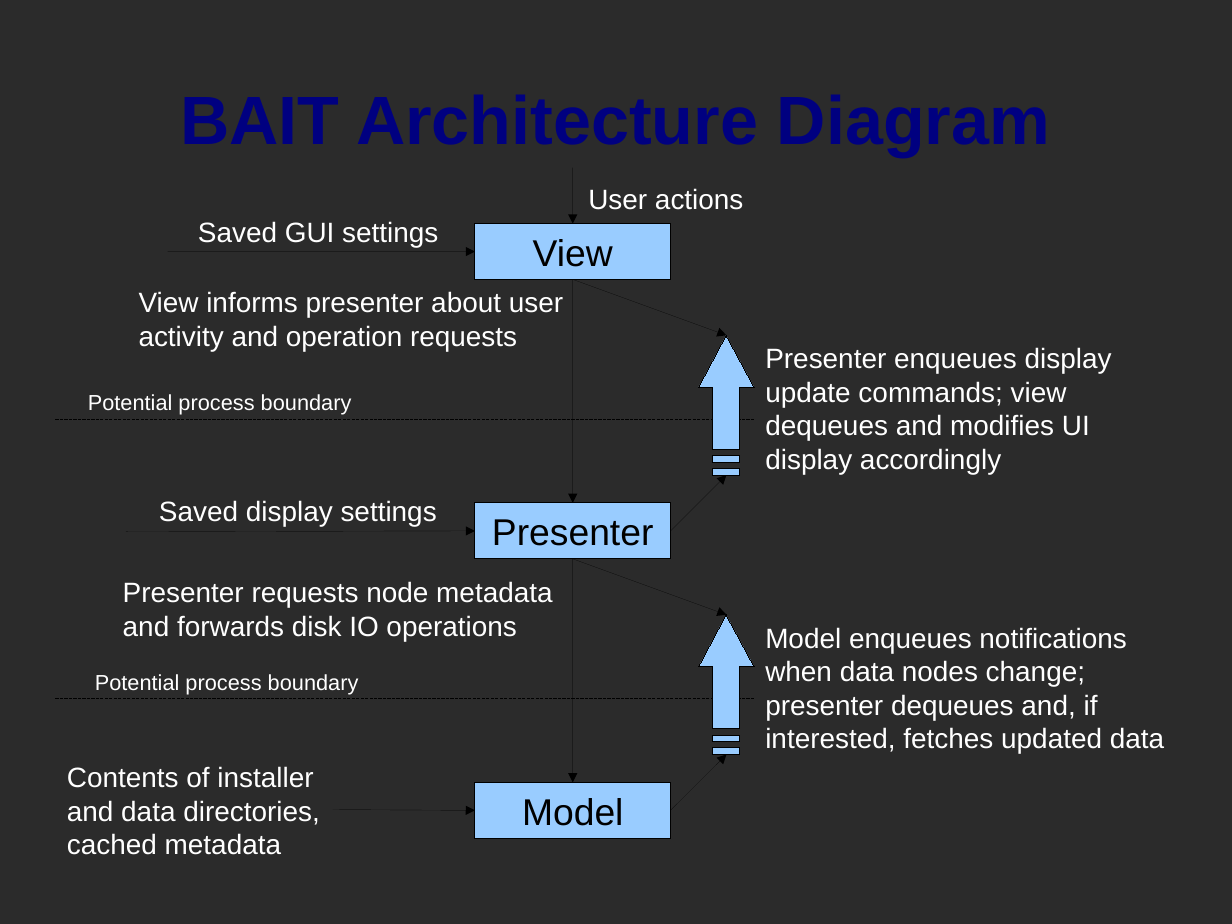
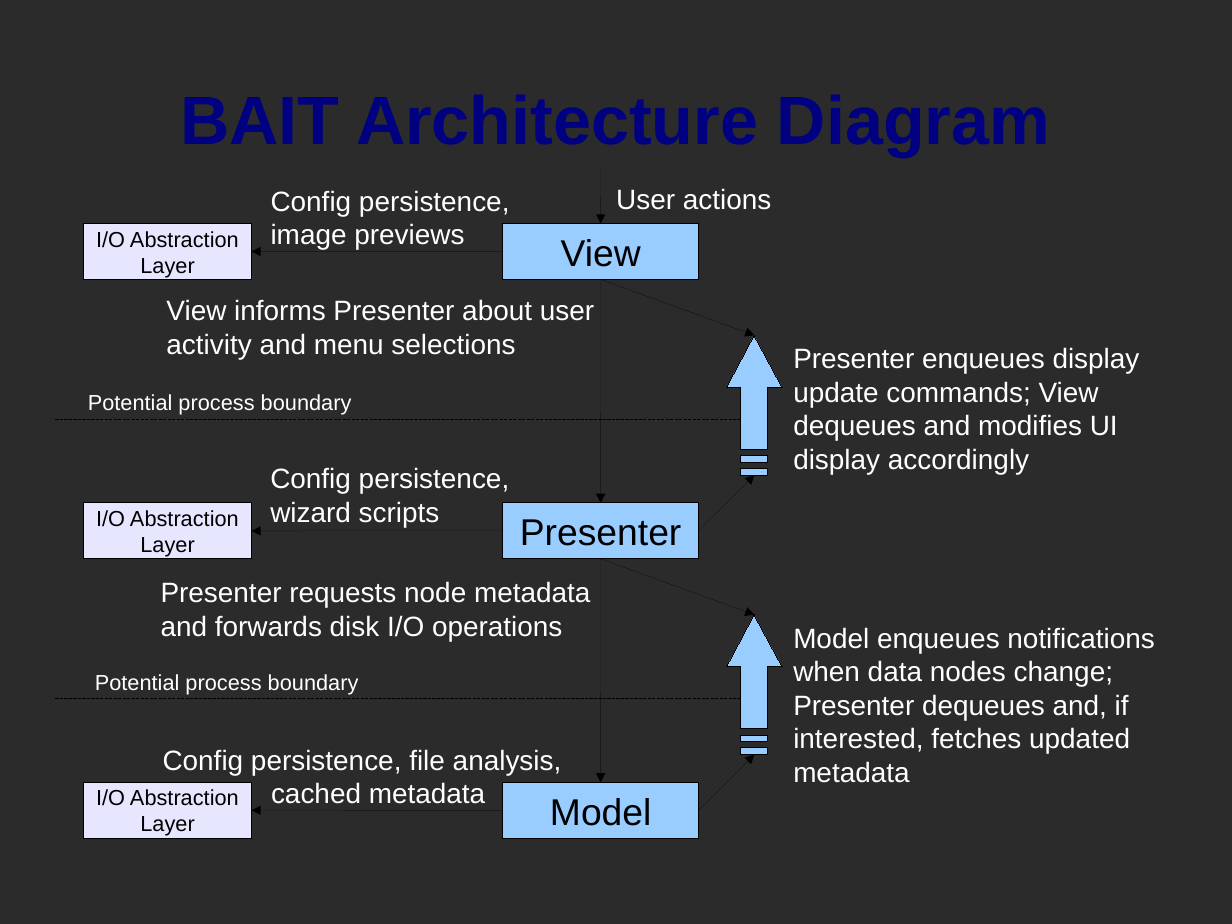
Before and after one commit to Python-Musings/oblivionworks-archive, a slide deck: slide 1 of Programs/Wrye Bash/experimental/bait/doc/architecture_diagram.odp. Drawn at 1232x924 pixels with LibreOffice and Linux fonts; fonts in the diff are those of the drawing; background and template pictures are left out; a plain dark background stands for a picture behind light text. Boxes give left, top, right and bottom in pixels: in the first picture for what was removed or moved away, otherwise in the second. Text is boxed around its words. In the diff, an @@ line names an element or a change of style, - is before the commit and + after.

Commit message:
[BAIT] update documentation with the ideas and diagrams I came up with while on vacation

```diff
--- a/Programs/Wrye Bash/experimental/bait/doc/architecture_diagram.odp
+++ b/Programs/Wrye Bash/experimental/bait/doc/architecture_diagram.odp
@@ 7 arrows, 3 rectangles, 2 texts, 2 freeform shapes: place and size @@
-7 arrows, 3 rectangles, 2 texts, 2 freeform shapes at bbox=[475, 168, 1112, 838]
+7 arrows, 3 rectangles, 2 texts, 2 freeform shapes at bbox=[503, 168, 1140, 838]
@@ text added at bbox=[271, 190, 510, 250], 18 pt, text #FFFFFF @@
+Config persistence,
+image previews
@@ rectangle added at bbox=[84, 224, 252, 279], fill #E6E6FF, outline #000000 0 pt, 14 pt, text #000000 @@
+I/O Abstraction
+Layer
@@ text removed at bbox=[198, 221, 438, 247] @@
-Saved GUI settings
@@ arrow moved from (168, 252) - (475, 252) to (503, 252) - (252, 252) @@
@@ text at bbox=[166, 299, 594, 359]: text changed @@
-View informs presenter about user
-activity and operation requests
+View informs Presenter about user
+activity and menu selections
@@ text at bbox=[793, 381, 1099, 407]: text changed @@
-update commands; view
+update commands; View
@@ text added at bbox=[270, 467, 510, 527], 18 pt, text #FFFFFF @@
+Config persistence,
+wizard scripts
@@ rectangle added at bbox=[84, 503, 252, 559], fill #E6E6FF, outline #000000 0 pt, 14 pt, text #000000 @@
+I/O Abstraction
+Layer
@@ text removed at bbox=[159, 500, 437, 527] @@
-Saved display settings
@@ arrow moved from (126, 532) - (475, 531) to (503, 531) - (252, 531) @@
@@ text "Presenter requests node metadata": place and size @@
-text "Presenter requests node metadata" at bbox=[123, 581, 552, 641]
+text "Presenter requests node metadata" at bbox=[161, 581, 590, 641]
@@ text at bbox=[161, 615, 562, 641]: text changed @@
-and forwards disk IO operations
+and forwards disk I/O operations
@@ text "Model enqueues notifications": place and size @@
-text "Model enqueues notifications" at bbox=[765, 627, 1164, 753]
+text "Model enqueues notifications" at bbox=[793, 627, 1154, 783]
@@ text at bbox=[793, 694, 1130, 783]: text changed @@
-presenter dequeues and, if
-interested, fetches updated data
+Presenter dequeues and, if
+interested, fetches updated
+metadata
@@ text added at bbox=[163, 749, 562, 804], 18 pt, text #FFFFFF @@
+Config persistence, file analysis, cached metadata
@@ text removed at bbox=[67, 766, 319, 855] @@
-Contents of installer and data directories, cached metadata
@@ rectangle added at bbox=[84, 783, 252, 838], fill #E6E6FF, outline #000000 0 pt, 14 pt, text #000000 @@
+I/O Abstraction
+Layer
@@ arrow moved from (333, 809) - (475, 811) to (503, 811) - (252, 811) @@
```
Also in this commit, not shown: 22 other files.
